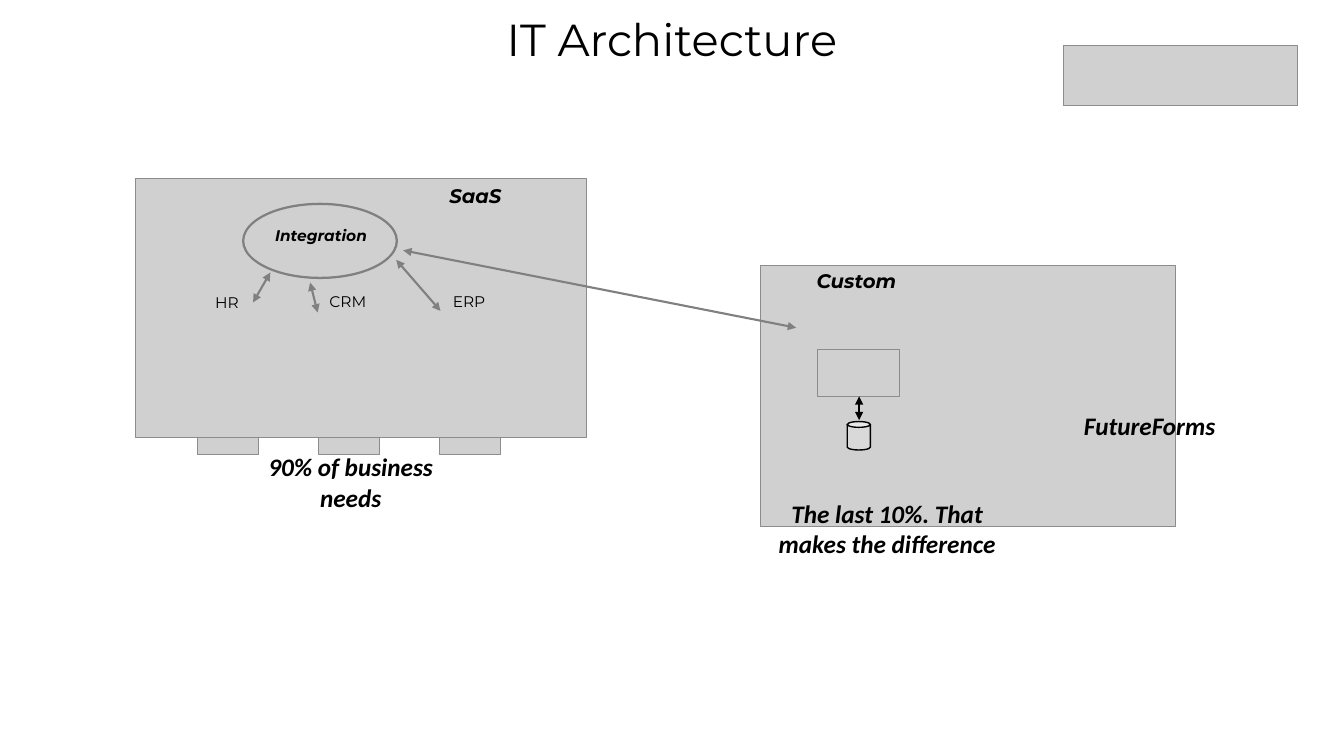
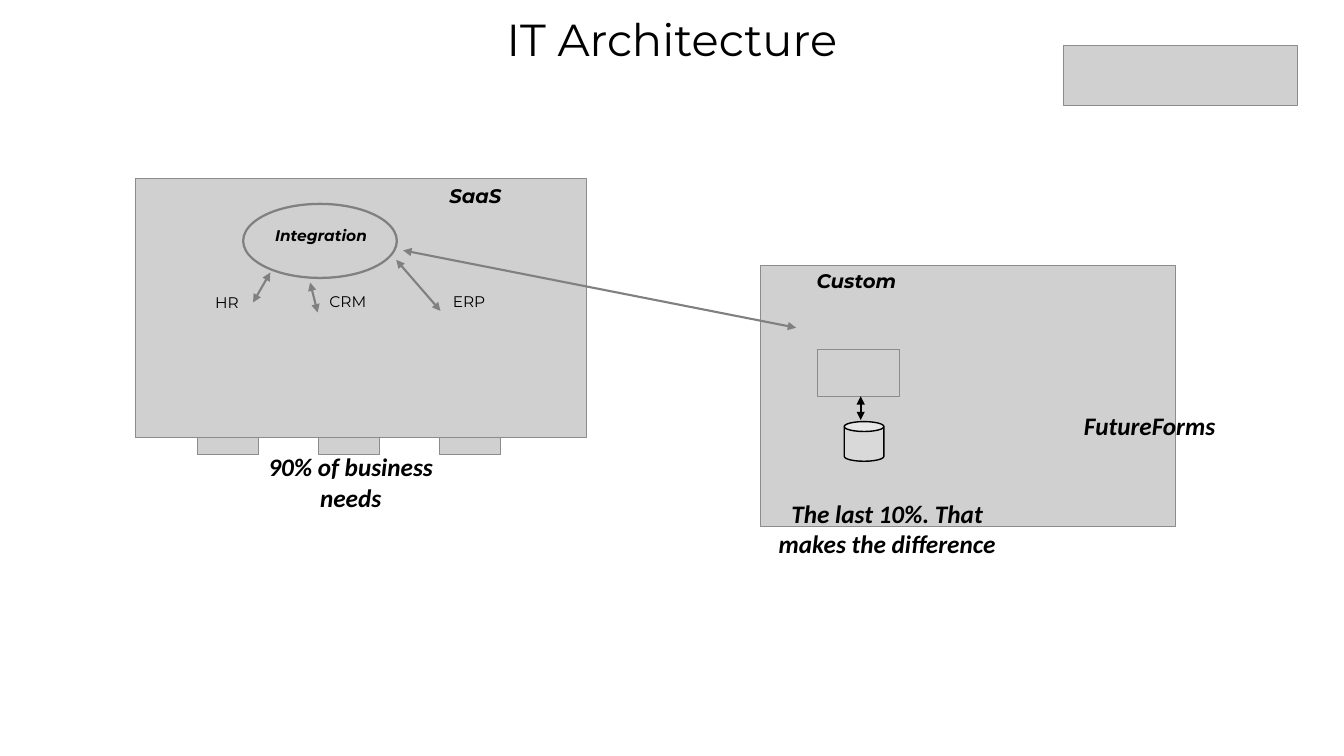
Before and after one commit to ahoeffner/forms42test, a slide deck: slide 5 of Trottinhg.pptx. Drawn at 1344x756 pixels with LibreOffice and Linux fonts; fonts in the diff are those of the drawing; grey boxes stand for pictures. Boxes give left, top, right and bottom in pixels: in the first picture for what was removed or moved away, otherwise in the second. Text is boxed around its words. In the diff, an @@ line names an element or a change of style, - is before the commit and + after.

```diff
--- a/Trottinhg.pptx
+++ b/Trottinhg.pptx
@@ cylinder: place and size @@
-cylinder at (848,421,871,450)
+cylinder at (845,421,884,461)
```
Also in this commit, not shown: 1 other slide changed, 1 slide added, 1 other file.
